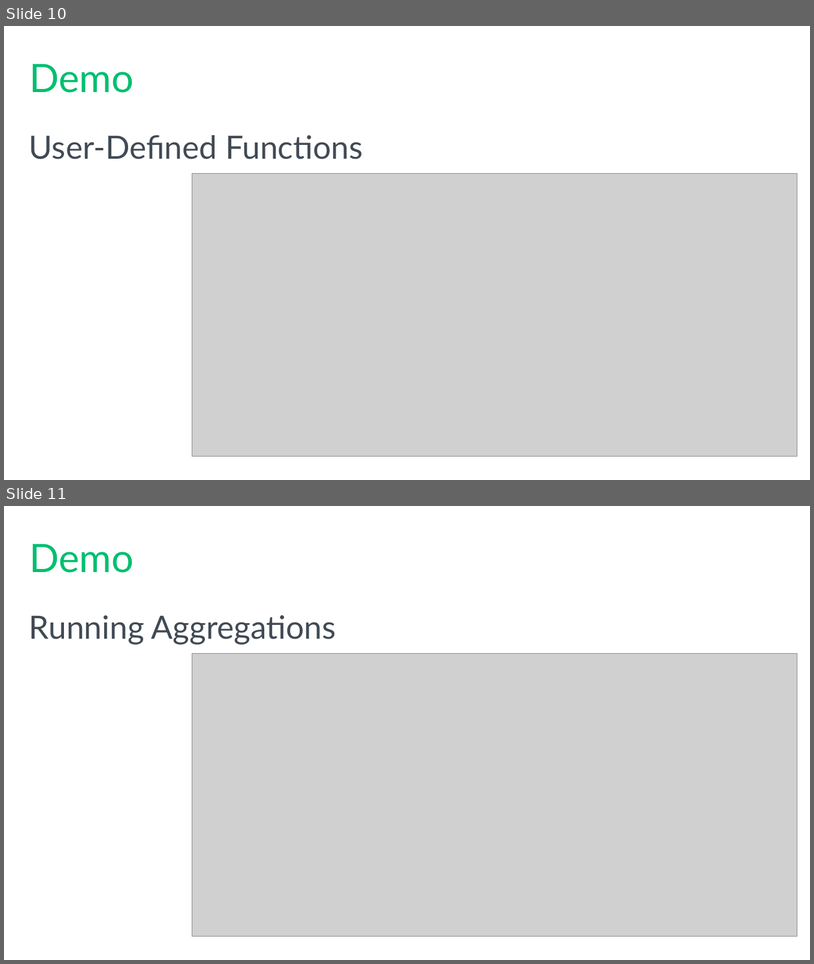
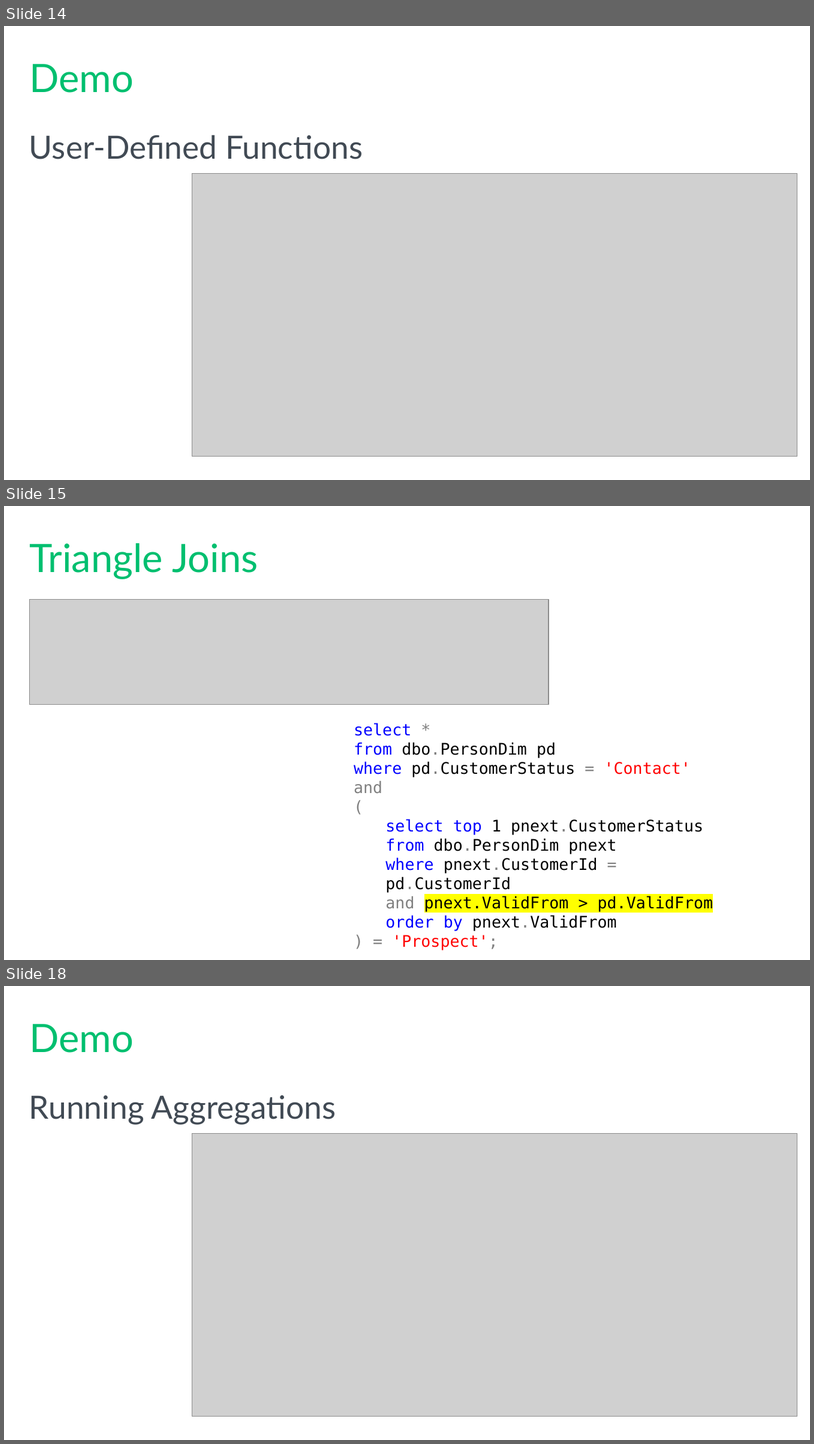
Before and after one commit to tf3604/SetMeUp, a slide deck: HowToThinkInSets.pptx. Shown one above the other, each under a label of ours: slides 10 and 11 before the commit, slides 14, 15 and 18 after it; the slides between them are not shown. The pictures are 814x964 and 814x1444 pixels, drawn with LibreOffice and Linux fonts; fonts in the diff are those of the drawing; grey boxes stand for pictures; background and template pictures are left out. Boxes give left, top, right and bottom in pixels: in the first picture for what was removed or moved away, otherwise in the second. Text is boxed around its words. In the diff, an @@ line names an element or a change of style, - is before the commit and + after.

```diff
--- a/HowToThinkInSets.pptx
+++ b/HowToThinkInSets.pptx
@@ slide 15 added at bbox=[4, 506, 810, 960], background #FFFFFF @@
@@ title added at bbox=[29, 543, 258, 579], 44 pt, text #00BF6F @@
+Triangle Joins
@@ picture added at bbox=[29, 600, 549, 705] @@
@@ text added at bbox=[354, 723, 714, 931], 18 pt, text #000000 @@
+select *
+from dbo.PersonDim pd
+where pd.CustomerStatus = 'Contact'
+and
+(
+select top 1 pnext.CustomerStatus
+from dbo.PersonDim pnext
+where pnext.CustomerId = pd.CustomerId
+and pnext.ValidFrom > pd.ValidFrom
+order by pnext.ValidFrom
+) = 'Prospect';
@@ what was slide 10 is now slide 14 @@
@@ what was slide 11 is now slide 18 @@
```
Also in this commit, not shown: 1 slide changed, 6 other slides added.
